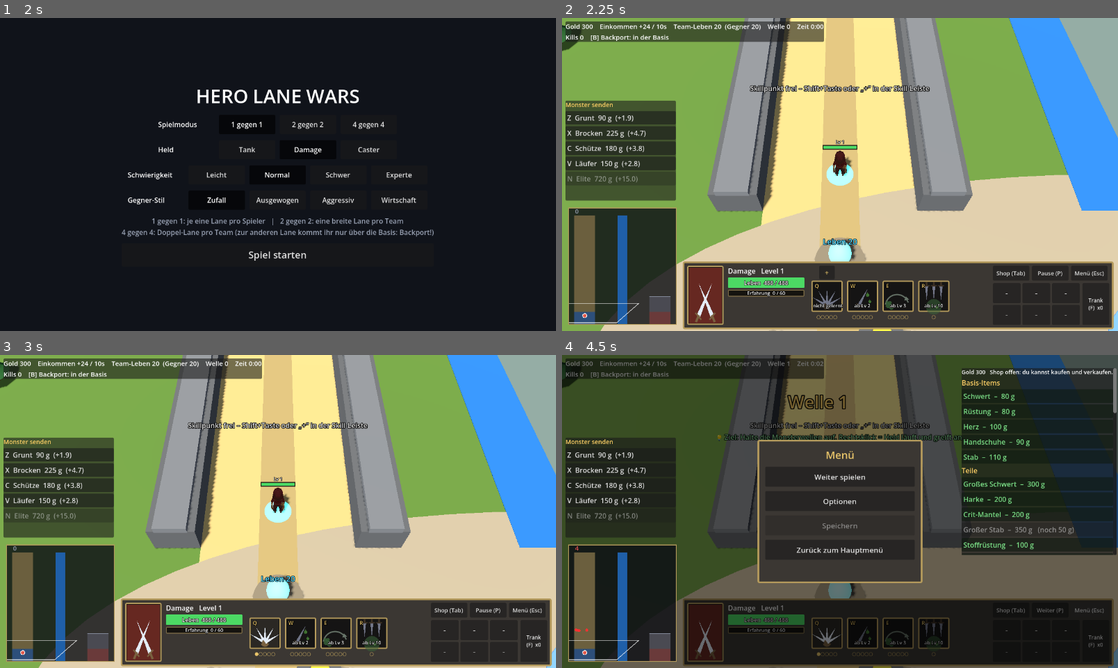
Above: before the commit, frames 1-4 (two rows, left to right).
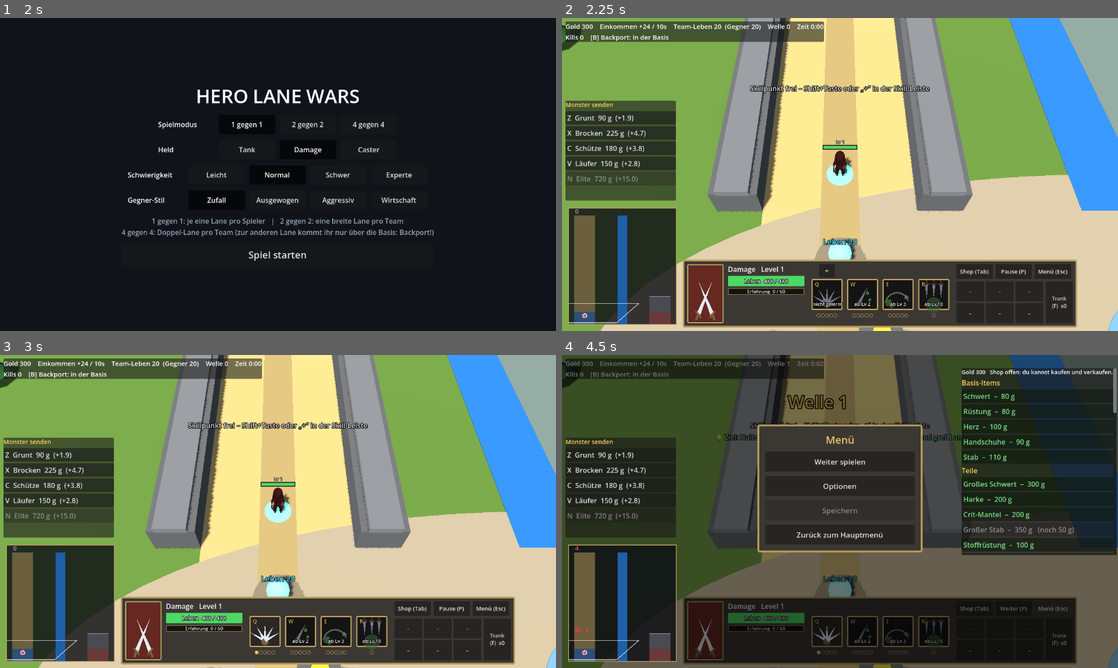
Above: after the commit, the same moments.

Repository: Tarux21/hero-lane-wars
Game: Godot game, scene res://scenes/main.tscn
Same seed, same stepped clock (60 frames per second), same inputs: the game is played once before the commit and once after it.
Inputs:
- Up to frame 1 (2 s): click "Normal" at 0.5 s; click "Normal" at 1.25 s
- Up to frame 2 (2.25 s): click "Spiel starten" at 2 s
- Up to frame 3 (3 s): click "+" at 2.75 s
- Up to frame 4 (4.5 s): click "Shop (Tab)" at 3.5 s; click "Menü (Esc)" at 4.25 s

Frame 1 is identical in both runs. In frame 2, 5.5% of the frame differs, in the area x 21-100%, y 77-100%; in frame 3, 5.4%; in frame 4, 9.5%, in the area x 21-100%, y 22-100%.

Commit message:
Leiste als kompakter Block in der Mitte, Minimap links; Anzeige-Optionen (Fenster, Vollbild, exklusiv) und F11
Co-Authored-By: Claude Sonnet 5.5 <noreply@anthropic.com>

Diff:
--- a/godot/scripts/game.gd
+++ b/godot/scripts/game.gd
@@ -52,6 +52,7 @@
 var skillbar: Array = []              # Oberfläche: die 4 Skill-Plätze
 var ui: HudStein                       # Oberfläche im Steinrahmen-Stil (hud_stein.gd)
 var shake_on := true                  # Bildschirmwackeln an/aus (Optionen)
+var display_mode := 0                    # 0 Fenster, 1 Vollbild (randlos), 2 exklusives Vollbild
 var alerts_box: VBoxContainer         # Meldungen oben in der Mitte
 var tips_seen: Dictionary = {}         # schon gezeigte Einsteiger-Tipps (gespeichert)
 var ui_t_base := 0.0
@@ -106,6 +107,7 @@
 var shopshot := false                 # Test: Shop offen, Gold und ein paar Items fürs Screenshot
 var dbgshot := false                 # Test: Testfenster offen fürs Bild
 var uimenu := false                   # Test: Menü offen fürs Bild
+var uioptions := false
 var uitip := false                    # Test: Hinweistexte der Fähigkeiten ausgeben
 var golden := false                   # Szenario-Runner (Vergleich mit dem Prototyp)
 var golden_filter := ""
@@ -128,6 +130,7 @@
 
 func _ready() -> void:
 	get_window().theme = HudStein.make_theme()      # Steinrahmen-Stil für alle Felder, Knöpfe und Hinweise
+	_apply_saved_display()
 	cfg = Data.cfg
 	skills = SkillsLib.new(self)
 	items = ItemsLib.new(self)
@@ -167,6 +170,9 @@
 			dbgshot = true
 		elif a == "--uimenu":
 			uimenu = true
+		elif a == "--uioptions":
+			uimenu = true
+			uioptions = true
 		elif a == "--uitip":
 			uitip = true
 		elif a == "--selftest-items":
@@ -1886,8 +1892,39 @@
 	var cf := ConfigFile.new()
 	if cf.load("user://settings.cfg") == OK:
 		shake_on = bool(cf.get_value("sound", "shake", true))
+		display_mode = clampi(int(cf.get_value("display", "mode", 0)), 0, 2)
 		return clampf(float(cf.get_value("sound", "volume", 0.4)), 0.0, 1.0)
 	return 0.4
+
+
+## Beim Start: gespeicherte Anzeige anwenden, aber nicht in Tests und Bild-Läufen (feste Auflösung)
+func _apply_saved_display() -> void:
+	for a in OS.get_cmdline_user_args():
+		for t in ["--sim", "--shot", "--selftest", "--golden", "--fxtest", "--menushot", "--menu-test", "--shopshot", "--dbgshot", "--uimenu", "--uitip", "--botplay", "--autoplay"]:
+			if a.begins_with(t):
+				return
+	var cf := ConfigFile.new()
+	if cf.load("user://settings.cfg") == OK:
+		display_mode = clampi(int(cf.get_value("display", "mode", 0)), 0, 2)
+		set_display_mode(display_mode, false)
+
+
+## Anzeige: Fenster, Vollbild (randlos) oder exklusives Vollbild; wird gespeichert (F11 wechselt zwischen Fenster und Vollbild)
+func set_display_mode(m: int, save: bool = true) -> void:
+	display_mode = m
+	if DisplayServer.get_name() != "headless":
+		match m:
+			0:
+				DisplayServer.window_set_mode(DisplayServer.WINDOW_MODE_WINDOWED)
+			1:
+				DisplayServer.window_set_mode(DisplayServer.WINDOW_MODE_FULLSCREEN)
+			_:
+				DisplayServer.window_set_mode(DisplayServer.WINDOW_MODE_EXCLUSIVE_FULLSCREEN)
+	if save:
+		var cf := ConfigFile.new()
+		cf.load("user://settings.cfg")
+		cf.set_value("display", "mode", m)
+		cf.save("user://settings.cfg")
 
 
 func set_shake_on(on: bool) -> void:
@@ -2694,6 +2731,9 @@
 
 
 func _unhandled_input(event: InputEvent) -> void:
+	if event is InputEventKey and event.pressed and not event.echo and event.keycode == KEY_F11:
+		set_display_mode(0 if display_mode != 0 else 1)           # F11: Fenster <-> Vollbild
+		return
 	if started and event is InputEventKey and event.pressed and not event.echo and event.keycode == KEY_F2 and test_panel != null:
 		test_panel.visible = not test_panel.visible
 		return
@@ -2989,6 +3029,10 @@
 	check.call("Oberfläche: Menü öffnet und pausiert", ui.menu_open and paused)
 	ui.toggle_menu()
 	check.call("Oberfläche: Menü schließt und setzt fort", not ui.menu_open and not paused)
+	set_display_mode(1, false)
+	check.call("Anzeige: Vollbild-Modus wird gemerkt", display_mode == 1)
+	set_display_mode(0, false)
+	check.call("Anzeige: Fenster-Modus wird gemerkt", display_mode == 0)
 	var tip_txt: String = ui._skill_tip(0, skills.skill_def(hero, 0), 0, 5, 1)
 	check.call("Oberfläche: Hinweis enthält Name und Rang-1-Zahlen", tip_txt.contains(str(skills.skill_def(hero, 0)["name"])) and tip_txt.contains("Schaden"))
 	_dbg("god", 0)
@@ -3118,6 +3162,8 @@
 		ui.menu_root.get_parent().add_child(tt)
 	if uimenu and ui != null:
 		ui.toggle_menu()
+		if uioptions:
+			ui._show_page(ui.menu_options)
 	if shot_path != "":
 		_sync_visuals(1.0)
 		await get_tree().process_frame
--- a/godot/scripts/hud_stein.gd
+++ b/godot/scripts/hud_stein.gd
@@ -29,6 +29,9 @@
 var menu_open := false
 var was_paused := false
 var vol_slider: HSlider
+var bar: PanelContainer
+var mini_reserved := 270.0
+var display_btn: OptionButton
 
 
 func _init(game: Node) -> void:
@@ -62,6 +65,10 @@
 	t.set_color("font_disabled_color", "Button", Color("#7f7765"))
 	t.set_stylebox("panel", "TooltipPanel", box(Color("#262321"), GOLD, 3, 3, 8))
 	t.set_color("font_color", "TooltipLabel", TEXT)
+	t.set_stylebox("panel", "PopupMenu", box(Color("#262321"), GOLD, 2, 3, 6))
+	t.set_stylebox("hover", "PopupMenu", box(Color("#4a443d"), GOLD_HI, 1, 2, 4))
+	t.set_color("font_color", "PopupMenu", TEXT)
+	t.set_color("font_hover_color", "PopupMenu", Color("#fff3c4"))
 	t.set_color("font_color", "CheckBox", TEXT)
 	t.set_color("font_hover_color", "CheckBox", Color("#fff3c4"))
 	return t
@@ -69,15 +76,9 @@
 
 # ---------------------------------------------------------------- untere Leiste
 func build_bar(layer: CanvasLayer, mini_w: float) -> void:
-	var bar := PanelContainer.new()
-	bar.anchor_left = 0.0
-	bar.anchor_right = 1.0
-	bar.anchor_top = 1.0
-	bar.anchor_bottom = 1.0
-	bar.offset_left = mini_w + 28.0
-	bar.offset_right = -10.0
-	bar.offset_top = -160.0
-	bar.offset_bottom = -8.0
+	mini_reserved = mini_w + 28.0
+	bar = PanelContainer.new()                           # kompakter Block: so breit wie sein Inhalt, mittig unten (Position in update())
+	bar.custom_minimum_size = Vector2(0, 152)
 	bar.add_theme_stylebox_override("panel", box(STONE, GOLD, 4, 4, 10))
 	layer.add_child(bar)
 	var row := HBoxContainer.new()
@@ -85,10 +86,8 @@
 	bar.add_child(row)
 	row.add_child(_portrait_block())
 	row.add_child(_skills_block())
-	var spacer := Control.new()
-	spacer.size_flags_horizontal = Control.SIZE_EXPAND_FILL
-	row.add_child(spacer)
 	row.add_child(_right_block())
+	bar.reset_size()
 
 
 func _portrait_block() -> Control:
@@ -290,6 +289,7 @@
 func update() -> void:
 	if slots.is_empty() or g.hero.is_empty():
 		return
+	_place_bar()
 	var h: Dictionary = g.hero
 	var sk = g.skills
 	name_label.text = "%s   Level %d" % [str(h["d"]["name"]), h["lvl"]]
@@ -341,6 +341,19 @@
 		pause_btn.text = "Weiter (P)" if g.paused else "Pause (P)"
 
 
+## Leiste mittig unten, aber nie über die Minimap links
+func _place_bar() -> void:
+	if bar == null:
+		return
+	var vp: Vector2 = g.get_viewport().get_visible_rect().size
+	var w: float = bar.get_combined_minimum_size().x
+	var hgt: float = maxf(bar.get_combined_minimum_size().y, 152.0)
+	bar.size = Vector2(w, hgt)
+	var x: float = maxf((vp.x - w) / 2.0, mini_reserved)
+	x = minf(x, maxf(0.0, vp.x - w - 6.0))
+	bar.position = Vector2(x, vp.y - hgt - 8.0)
+
+
 func _skill_tip(i: int, def: Dictionary, r: int, rmax: int, unlock: int) -> String:
 	var sk = g.skills
 	var h: Dictionary = g.hero
@@ -381,7 +394,7 @@
 	center.set_anchors_preset(Control.PRESET_FULL_RECT)
 	menu_root.add_child(center)
 	var stack := Control.new()
-	stack.custom_minimum_size = Vector2(380, 330)
+	stack.custom_minimum_size = Vector2(380, 400)
 	center.add_child(stack)
 	menu_main = _menu_panel("Menü", [["Weiter spielen", toggle_menu], ["Optionen", func(): _show_page(menu_options)], ["Speichern", Callable()],
 		["Zurück zum Hauptmenü", func(): _show_page(menu_confirm)]])
@@ -407,7 +420,7 @@
 
 func _menu_panel(title: String, entries: Array) -> PanelContainer:
 	var pc := PanelContainer.new()
-	pc.set_anchors_preset(Control.PRESET_FULL_RECT)
+	pc.set_anchors_preset(Control.PRESET_TOP_WIDE)
 	pc.add_theme_stylebox_override("panel", box(STONE, GOLD, 4, 4, 18))
 	var vb := VBoxContainer.new()
 	vb.add_theme_constant_override("separation", 10)
@@ -432,7 +445,7 @@
 
 func _build_options() -> PanelContainer:
 	var pc := PanelContainer.new()
-	pc.set_anchors_preset(Control.PRESET_FULL_RECT)
+	pc.set_anchors_preset(Control.PRESET_TOP_WIDE)
 	pc.add_theme_stylebox_override("panel", box(STONE, GOLD, 4, 4, 18))
 	var vb := VBoxContainer.new()
 	vb.add_theme_constant_override("separation", 12)
@@ -457,6 +470,17 @@
 			g.snd.volume = v / 100.0
 		g._save_volume(v / 100.0))
 	vb.add_child(vol_slider)
+	var dl := Label.new()
+	dl.text = "Anzeige"
+	vb.add_child(dl)
+	display_btn = OptionButton.new()
+	display_btn.add_item("Fenster", 0)
+	display_btn.add_item("Vollbild (randlos, empfohlen)", 1)
+	display_btn.add_item("Exklusives Vollbild", 2)
+	display_btn.focus_mode = Control.FOCUS_NONE
+	display_btn.custom_minimum_size = Vector2(0, 34)
+	display_btn.item_selected.connect(func(idx: int): g.set_display_mode(display_btn.get_item_id(idx)))
+	vb.add_child(display_btn)
 	var shake := CheckBox.new()
 	shake.text = "Bildschirmwackeln"
 	shake.button_pressed = g.shake_on
@@ -484,6 +508,8 @@
 func _show_page(page: Control) -> void:
 	for p in [menu_main, menu_options, menu_confirm]:
 		(p as Control).visible = p == page
+	if page == menu_options and display_btn != null:
+		display_btn.select(display_btn.get_item_index(g.display_mode))
 	if page == menu_options and vol_slider != null:
 		vol_slider.set_value_no_signal((g.snd.volume if g.snd != null else 0.4) * 100.0)
 
Not shown, changed: godot/README.md
